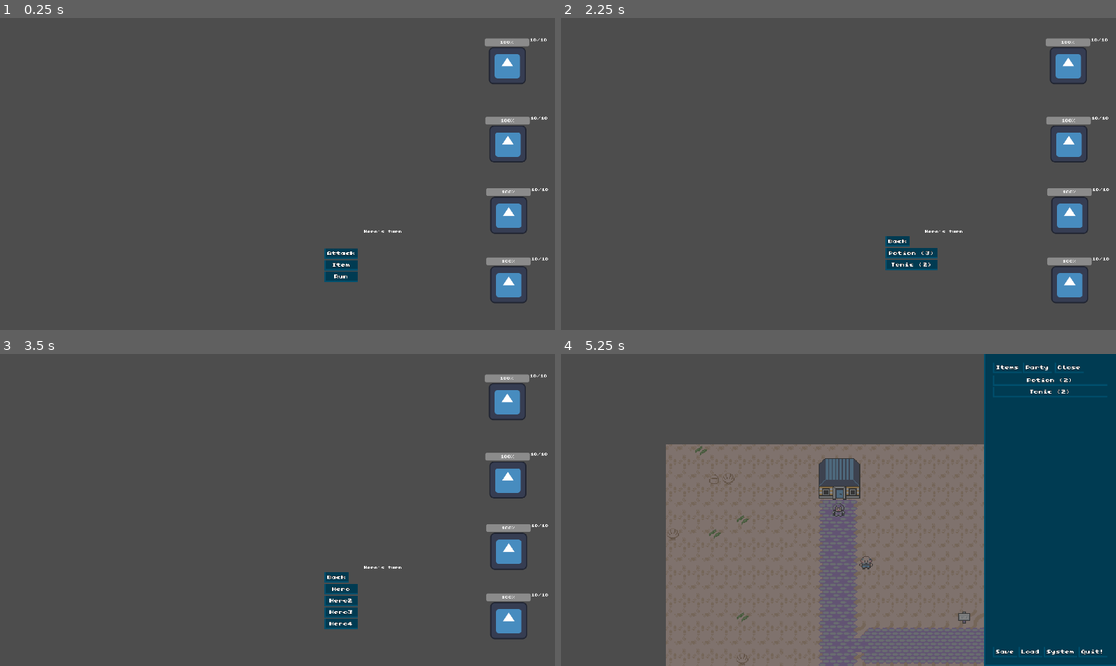
Above: before the commit, frames 1-4 (two rows, left to right).
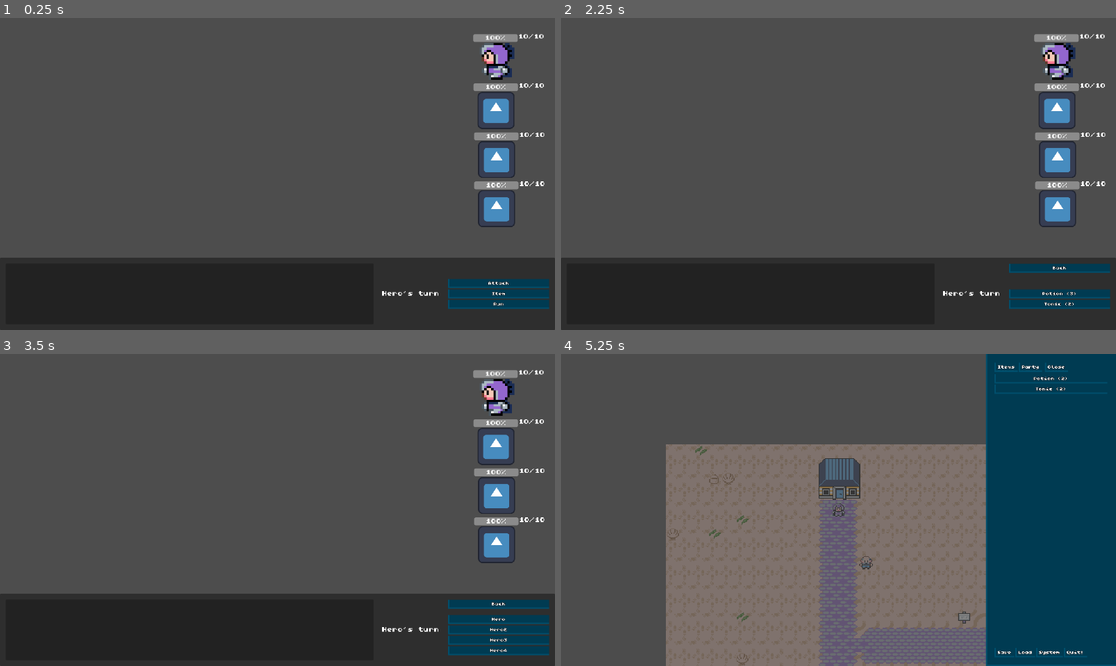
Above: after the commit, the same moments.

Repository: bluesturngold/seriously-practice-project
Game: Godot game, scene res://battle.tscn
Same seed, same stepped clock (60 frames per second), same inputs: the game is played once before the commit and once after it. This scene is started directly instead of the project's main scene. The engine's default icon, where the game draws it, is replaced by a stand-in: a white triangle on a blue panel in a dark square.
Inputs:
- Up to frame 1 (0.25 s): no input
- Up to frame 2 (2.25 s): click "Attack" at 0.5 s; click "Back" at 1.25 s; click "Item" at 2 s
- Up to frame 3 (3.5 s): click "Potion (3)" at 2.75 s
- Up to frame 4 (5.25 s): click "Hero" at 3.5 s; click "Run" at 4.25 s; click "Pause" at 5 s

The runs differ from the first frame. In frame 1, 27% of the frame differs, in the area x 0-100%, y 5-100%; in frame 2, 27%; in frame 3, 27%; in frame 4, 1.4%.

Commit message:
battle ui update
updated the battle ui to be more in line with best practices for ui design with horizontal/vertical/margin containers, added a slime sprite (made it myself, placeholder) and a hero sprite

Diff:
--- a/battle.tscn
+++ b/battle.tscn
@@ -13,40 +13,40 @@
 [node name="PartyPositions" type="Node2D" parent="." unique_id=1004841635]
 
 [node name="Hero" type="Marker2D" parent="PartyPositions" unique_id=1503598816]
-position = Vector2(1755, 165)
+position = Vector2(1715, 150)
 
 [node name="Hero2" type="Marker2D" parent="PartyPositions" unique_id=761042045]
-position = Vector2(1757, 436)
+position = Vector2(1716, 320)
 
 [node name="Hero3" type="Marker2D" parent="PartyPositions" unique_id=1892445338]
-position = Vector2(1760, 683)
+position = Vector2(1718, 490)
 
 [node name="Hero4" type="Marker2D" parent="PartyPositions" unique_id=1556438400]
-position = Vector2(1760, 923)
+position = Vector2(1718, 660)
 
 [node name="EnemyPositions" type="Node2D" parent="." unique_id=1762431791]
 position = Vector2(0, 18)
 
 [node name="EnemyOne" type="Marker2D" parent="EnemyPositions" unique_id=604544836]
-position = Vector2(846, 159)
+position = Vector2(846, 150)
 
 [node name="EnemyTwo" type="Marker2D" parent="EnemyPositions" unique_id=655866741]
-position = Vector2(845, 505)
+position = Vector2(845, 410)
 
 [node name="EnemyThree" type="Marker2D" parent="EnemyPositions" unique_id=1311421698]
-position = Vector2(869, 885)
+position = Vector2(869, 670)
 
 [node name="EnemyFour" type="Marker2D" parent="EnemyPositions" unique_id=1966328576]
-position = Vector2(207, 169)
+position = Vector2(207, 150)
 
 [node name="EnemyFive" type="Marker2D" parent="EnemyPositions" unique_id=1598129439]
-position = Vector2(224, 514)
+position = Vector2(224, 410)
 
 [node name="EnemySix" type="Marker2D" parent="EnemyPositions" unique_id=200168553]
-position = Vector2(217, 889)
+position = Vector2(217, 670)
 
 [node name="BossPosition" type="Marker2D" parent="EnemyPositions" unique_id=1957006250]
-position = Vector2(552, 522)
+position = Vector2(552, 410)
 
 [node name="Party" type="Node2D" parent="." unique_id=992037471]
 position = Vector2(738, -187)
--- a/battle_ui.gd
+++ b/battle_ui.gd
@@ -1,3 +1,4 @@
+# battle_ui.gd
 extends Control
 
 signal target_chosen(target: Battler)
@@ -7,16 +8,13 @@
 
 enum Screen { MAIN, ITEM, ATTACK }
 
-@onready var action_menu: VBoxContainer = $ActionMenu
-@onready var attack_menu: VBoxContainer = $AttackMenu
-@onready var target_menu: VBoxContainer = $TargetMenu
-@onready var item_menu: VBoxContainer = $ItemMenu
-@onready var back_button: Button = $BackButton
-@onready var battle_log: RichTextLabel = $BattleLog
-@onready var turn_label: Label = $TurnLabel
-
-
-
+@onready var action_menu: VBoxContainer = %ActionMenu
+@onready var attack_menu: VBoxContainer = %AttackMenu
+@onready var target_menu: VBoxContainer = %TargetMenu
+@onready var item_menu: VBoxContainer = %ItemMenu
+@onready var back_button: Button = %BackButton
+@onready var battle_log: RichTextLabel = %BattleLog
+@onready var turn_label: Label = %TurnLabel
 
 var pending_item: Item = null
 var pending_ability: Ability = null
@@ -28,12 +26,14 @@
 	target_menu.hide()
 	item_menu.hide()
 	back_button.hide()
-	$ActionMenu/AttackButton.pressed.connect(_on_attack_pressed)
-	$ActionMenu/ItemButton.pressed.connect(_on_item_pressed)
-	$ActionMenu/RunButton.pressed.connect(_on_run_pressed)
+
+	# Connect base actions (we look for buttons inside %ActionMenu)
+	%ActionMenu/AttackButton.pressed.connect(_on_attack_pressed)
+	%ActionMenu/ItemButton.pressed.connect(_on_item_pressed)
+	%ActionMenu/RunButton.pressed.connect(_on_run_pressed)
 	back_button.pressed.connect(_on_back_pressed)
 
-	$ActionMenu/RunButton.visible = not GameManager.pending_encounter_is_boss
+	%ActionMenu/RunButton.visible = not GameManager.pending_encounter_is_boss
 
 func set_active_player(player: Battler) -> void:
 	current_active_player = player
--- a/battle_ui.tscn
+++ b/battle_ui.tscn
@@ -3,84 +3,133 @@
 [ext_resource type="Script" uid="uid://bf1pf8lq81fu1" path="res://battle_ui.gd" id="1_qyamm"]
 [ext_resource type="Theme" uid="uid://bb6ijcfqsrw7t" path="res://main_theme.tres" id="2_kf0y4"]
 
-[node name="BattleUI" type="Control" unique_id=108858595]
+[node name="BattleUI" type="Control" unique_id=294289288]
 layout_mode = 3
 anchors_preset = 15
 anchor_right = 1.0
 anchor_bottom = 1.0
 grow_horizontal = 2
 grow_vertical = 2
+theme = ExtResource("2_kf0y4")
 script = ExtResource("1_qyamm")
 
-[node name="ActionMenu" type="VBoxContainer" parent="." unique_id=1615831607]
-layout_mode = 0
-offset_left = 1122.0
-offset_top = 798.0
-offset_right = 1238.0
-offset_bottom = 914.0
+[node name="BottomBattlePanel" type="PanelContainer" parent="." unique_id=209722033]
+layout_mode = 1
+anchors_preset = 12
+anchor_top = 1.0
+anchor_right = 1.0
+anchor_bottom = 1.0
+offset_top = -250.0
+grow_horizontal = 2
+grow_vertical = 0
 
-[node name="AttackButton" type="Button" parent="ActionMenu" unique_id=785181033]
+[node name="MarginContainer" type="MarginContainer" parent="BottomBattlePanel" unique_id=892476126]
+layout_mode = 2
+theme_override_constants/margin_left = 20
+theme_override_constants/margin_top = 20
+theme_override_constants/margin_right = 20
+theme_override_constants/margin_bottom = 20
+
+[node name="HBoxContainer" type="HBoxContainer" parent="BottomBattlePanel/MarginContainer" unique_id=280646028]
+layout_mode = 2
+theme_override_constants/separation = 30
+
+[node name="LogContainer" type="PanelContainer" parent="BottomBattlePanel/MarginContainer/HBoxContainer" unique_id=197759509]
+layout_mode = 2
+size_flags_horizontal = 3
+
+[node name="MarginContainer" type="MarginContainer" parent="BottomBattlePanel/MarginContainer/HBoxContainer/LogContainer" unique_id=722254010]
+layout_mode = 2
+theme_override_constants/margin_left = 15
+theme_override_constants/margin_top = 15
+theme_override_constants/margin_right = 15
+theme_override_constants/margin_bottom = 15
+
+[node name="BattleLog" type="RichTextLabel" parent="BottomBattlePanel/MarginContainer/HBoxContainer/LogContainer/MarginContainer" unique_id=903151896]
+unique_name_in_owner = true
+layout_mode = 2
+theme = ExtResource("2_kf0y4")
+theme_override_font_sizes/normal_font_size = 24
+theme_override_font_sizes/bold_font_size = 24
+theme_override_font_sizes/bold_italics_font_size = 24
+theme_override_font_sizes/italics_font_size = 24
+theme_override_font_sizes/mono_font_size = 24
+scroll_following = true
+
+[node name="InfoColumn" type="VBoxContainer" parent="BottomBattlePanel/MarginContainer/HBoxContainer" unique_id=1570675573]
+custom_minimum_size = Vector2(180, 0)
+layout_mode = 2
+alignment = 1
+
+[node name="TurnLabel" type="Label" parent="BottomBattlePanel/MarginContainer/HBoxContainer/InfoColumn" unique_id=1813715475]
+unique_name_in_owner = true
+layout_mode = 2
+theme = ExtResource("2_kf0y4")
+horizontal_alignment = 1
+vertical_alignment = 1
+
+[node name="MenuColumn" type="VBoxContainer" parent="BottomBattlePanel/MarginContainer/HBoxContainer" unique_id=683345798]
+custom_minimum_size = Vector2(350, 0)
+layout_mode = 2
+alignment = 1
+
+[node name="BackButton" type="Button" parent="BottomBattlePanel/MarginContainer/HBoxContainer/MenuColumn" unique_id=1003915131]
+unique_name_in_owner = true
+layout_mode = 2
+text = "Back"
+
+[node name="MenuContainer" type="Control" parent="BottomBattlePanel/MarginContainer/HBoxContainer/MenuColumn" unique_id=1293965864]
+layout_mode = 2
+size_flags_vertical = 3
+
+[node name="ActionMenu" type="VBoxContainer" parent="BottomBattlePanel/MarginContainer/HBoxContainer/MenuColumn/MenuContainer" unique_id=1529244924]
+unique_name_in_owner = true
+layout_mode = 1
+anchors_preset = 15
+anchor_right = 1.0
+anchor_bottom = 1.0
+grow_horizontal = 2
+grow_vertical = 2
+alignment = 1
+
+[node name="AttackButton" type="Button" parent="BottomBattlePanel/MarginContainer/HBoxContainer/MenuColumn/MenuContainer/ActionMenu" unique_id=875412047]
 layout_mode = 2
 text = "Attack"
 
-[node name="ItemButton" type="Button" parent="ActionMenu" unique_id=1631591497]
+[node name="ItemButton" type="Button" parent="BottomBattlePanel/MarginContainer/HBoxContainer/MenuColumn/MenuContainer/ActionMenu" unique_id=564068742]
 layout_mode = 2
 text = "Item"
 
-[node name="RunButton" type="Button" parent="ActionMenu" unique_id=958208530]
+[node name="RunButton" type="Button" parent="BottomBattlePanel/MarginContainer/HBoxContainer/MenuColumn/MenuContainer/ActionMenu" unique_id=508708900]
 layout_mode = 2
 text = "Run"
 
-[node name="TargetMenu" type="VBoxContainer" parent="." unique_id=1299321706]
-layout_mode = 0
-offset_left = 1122.0
-offset_top = 797.0
-offset_right = 1238.0
-offset_bottom = 1013.0
+[node name="AttackMenu" type="VBoxContainer" parent="BottomBattlePanel/MarginContainer/HBoxContainer/MenuColumn/MenuContainer" unique_id=284804913]
+unique_name_in_owner = true
+layout_mode = 1
+anchors_preset = 15
+anchor_right = 1.0
+anchor_bottom = 1.0
+grow_horizontal = 2
+grow_vertical = 2
+alignment = 1
 
-[node name="BattleLog" type="RichTextLabel" parent="." unique_id=1216799364]
+[node name="ItemMenu" type="VBoxContainer" parent="BottomBattlePanel/MarginContainer/HBoxContainer/MenuColumn/MenuContainer" unique_id=327054633]
+unique_name_in_owner = true
 layout_mode = 1
-anchors_preset = -1
-anchor_left = 0.67200005
-anchor_top = 0.708
-anchor_right = 0.897
-anchor_bottom = 0.883
-offset_left = -23.240112
-offset_top = 0.35998535
-offset_right = -40.23999
-offset_bottom = -0.0960083
+anchors_preset = 15
+anchor_right = 1.0
+anchor_bottom = 1.0
 grow_horizontal = 2
-grow_vertical = 0
-theme = ExtResource("2_kf0y4")
-scroll_following = true
+grow_vertical = 2
+alignment = 1
 
-[node name="ItemMenu" type="VBoxContainer" parent="." unique_id=38995307]
-layout_mode = 0
-offset_left = 1123.0
-offset_top = 797.0
-offset_right = 1238.0
-offset_bottom = 953.0
-
-[node name="BackButton" type="Button" parent="." unique_id=1469523293]
-layout_mode = 0
-offset_left = 1122.0
-offset_top = 756.0
-offset_right = 1206.0
-offset_bottom = 792.0
-text = "Back"
-
-[node name="AttackMenu" type="VBoxContainer" parent="." unique_id=1663616807]
-layout_mode = 0
-offset_left = 1122.0
-offset_top = 797.0
-offset_right = 1238.0
-offset_bottom = 953.0
-
-[node name="TurnLabel" type="Label" parent="." unique_id=706618996]
-layout_mode = 0
-offset_left = 1259.0
-offset_top = 722.0
-offset_right = 1347.0
-offset_bottom = 759.0
-theme = ExtResource("2_kf0y4")
-vertical_alignment = 1
+[node name="TargetMenu" type="VBoxContainer" parent="BottomBattlePanel/MarginContainer/HBoxContainer/MenuColumn/MenuContainer" unique_id=1886347681]
+unique_name_in_owner = true
+layout_mode = 1
+anchors_preset = 15
+anchor_right = 1.0
+anchor_bottom = 1.0
+grow_horizontal = 2
+grow_vertical = 2
+alignment = 1
--- a/enemies/slime.tscn
+++ b/enemies/slime.tscn
@@ -2,14 +2,14 @@
 
 [ext_resource type="Script" uid="uid://mq7bvwc4iqyj" path="res://battler.gd" id="1_4l1t8"]
 [ext_resource type="Resource" uid="uid://co3trxhad74p5" path="res://enemies/enemy stats/slime.tres" id="2_ppcr1"]
-[ext_resource type="Texture2D" uid="uid://cj5oihaia6i0u" path="res://icon.svg" id="3_jayke"]
 [ext_resource type="PackedScene" uid="uid://cacc0jv6vygkk" path="res://health_bar.tscn" id="3_ppcr1"]
+[ext_resource type="Texture2D" uid="uid://r1b3r5s45go4" path="res://sprites/enemies/slime.png" id="4_mks6d"]
 
 [sub_resource type="SpriteFrames" id="SpriteFrames_2002g"]
 animations = [{
 "frames": [{
 "duration": 1.0,
-"texture": ExtResource("3_jayke")
+"texture": ExtResource("4_mks6d")
 }],
 "loop": true,
 "name": &"default",
@@ -27,4 +27,5 @@
 offset_bottom = -93.0
 
 [node name="AnimatedSprite2D" type="AnimatedSprite2D" parent="." unique_id=1225739943]
+scale = Vector2(8, 8)
 sprite_frames = SubResource("SpriteFrames_2002g")
--- a/main_theme.tres
+++ b/main_theme.tres
@@ -44,7 +44,7 @@
 
 [resource]
 default_font = ExtResource("1_470mv")
-default_font_size = 12
+default_font_size = 18
 Button/colors/font_color = Color(1, 1, 1, 1)
 Button/colors/font_disabled_color = Color(0.74558026, 0.7455802, 0.7455802, 1)
 Button/colors/font_focus_color = Color(0, 0, 0, 1)
@@ -62,7 +62,7 @@
 Button/constants/h_separation = 12
 Button/constants/icon_max_width = 12
 Button/constants/outline_size = 3
-Button/font_sizes/font_size = 16
+Button/font_sizes/font_size = 12
 Button/fonts/font = ExtResource("1_470mv")
 Button/styles/disabled = ExtResource("2_a2l2q")
 Button/styles/focus = ExtResource("2_a2l2q")
--- a/party/party_one.tscn
+++ b/party/party_one.tscn
@@ -2,18 +2,29 @@
 
 [ext_resource type="Script" uid="uid://mq7bvwc4iqyj" path="res://battler.gd" id="1_u1ipw"]
 [ext_resource type="Resource" uid="uid://byo5jscffwijv" path="res://party/party stats/party_one.tres" id="2_xpv8o"]
-[ext_resource type="Texture2D" uid="uid://cj5oihaia6i0u" path="res://icon.svg" id="3_iyggp"]
+[ext_resource type="Texture2D" uid="uid://deg7iypdmisbn" path="res://sprites/prince_spritesheet.png" id="3_0yqfb"]
 [ext_resource type="PackedScene" uid="uid://cacc0jv6vygkk" path="res://health_bar.tscn" id="4_xpv8o"]
+
+[sub_resource type="AtlasTexture" id="AtlasTexture_xl3eb"]
+atlas = ExtResource("3_0yqfb")
+region = Rect2(16, 16, 16, 16)
+
+[sub_resource type="AtlasTexture" id="AtlasTexture_0btud"]
+atlas = ExtResource("3_0yqfb")
+region = Rect2(0, 16, 16, 16)
 
 [sub_resource type="SpriteFrames" id="SpriteFrames_r1f3e"]
 animations = [{
 "frames": [{
 "duration": 1.0,
-"texture": ExtResource("3_iyggp")
+"texture": SubResource("AtlasTexture_xl3eb")
+}, {
+"duration": 1.0,
+"texture": SubResource("AtlasTexture_0btud")
 }],
 "loop": true,
 "name": &"default",
-"speed": 5.0
+"speed": 4.0
 }]
 
 [node name="Hero" type="Node2D" unique_id=1781126513 groups=["party"]]
@@ -22,6 +33,7 @@
 persist_across_scenes = true
 
 [node name="AnimatedSprite2D" type="AnimatedSprite2D" parent="." unique_id=1426145368]
+scale = Vector2(8, 8)
 sprite_frames = SubResource("SpriteFrames_r1f3e")
 
 [node name="HealthBarUI" parent="." unique_id=394278245 instance=ExtResource("4_xpv8o")]
Binary file added: sprites/enemies/slime.aseprite
Binary file added: sprites/enemies/slime.png
Not shown, added: sprites/enemies/slime.png.import
